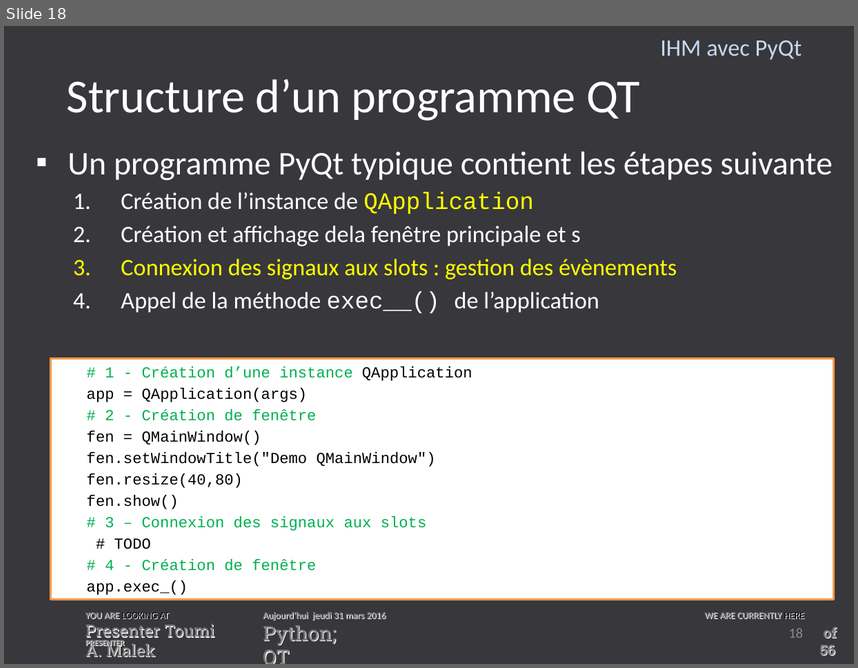
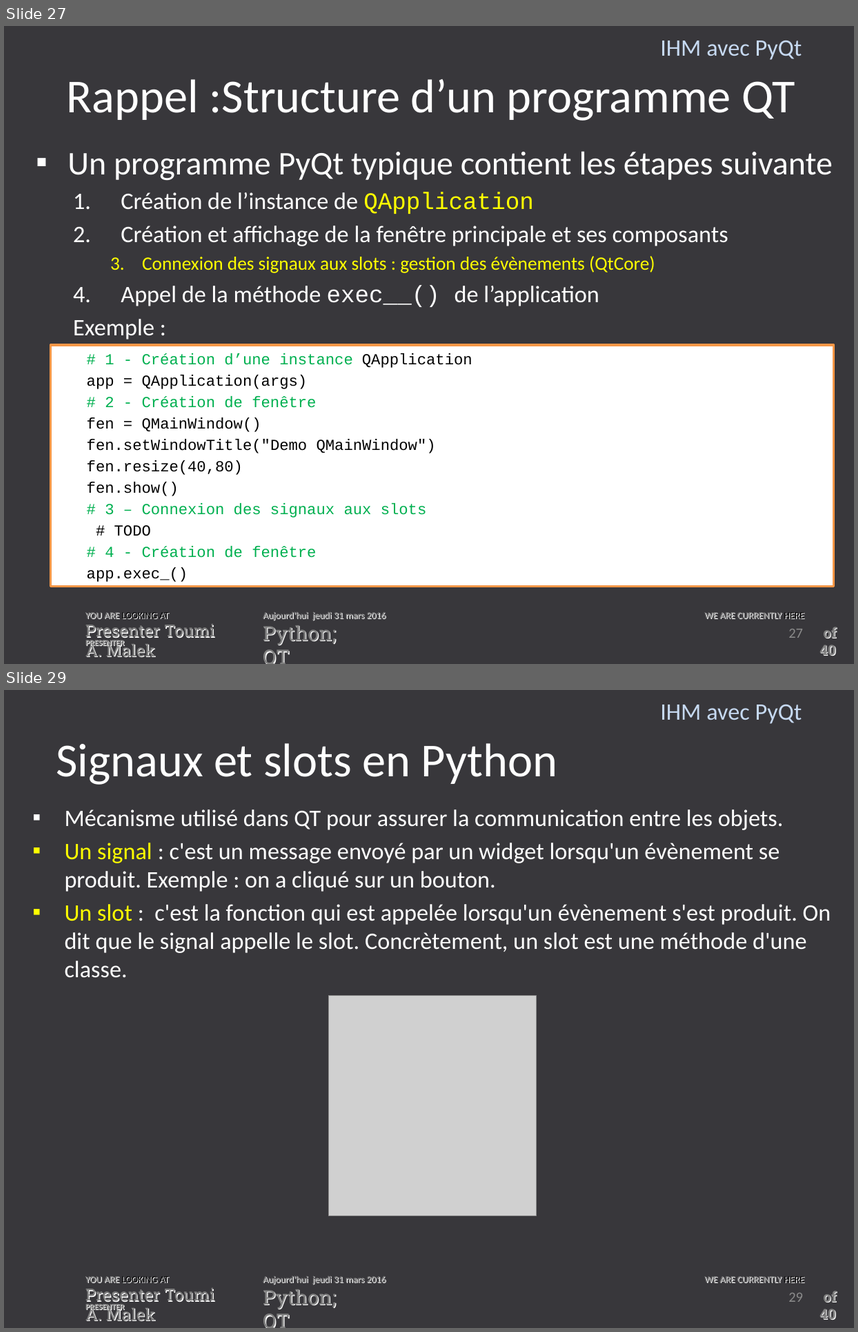
Before and after one commit to toumiab/Trans_python, a slide deck: Les_transparent/IHM_Python.pptx. Shown one above the other, each under a label of ours: slide 18 before the commit, slides 27 and 29 after it; the slides between them are not shown. The pictures are 858x668 and 858x1332 pixels, drawn with LibreOffice and Linux fonts; fonts in the diff are those of the drawing; grey boxes stand for pictures; background and template pictures are left out. Boxes give left, top, right and bottom in pixels: in the first picture for what was removed or moved away, otherwise in the second. Text is boxed around its words. In the diff, an @@ line names an element or a change of style, - is before the commit and + after.

```diff
--- a/Les_transparent/IHM_Python.pptx
+++ b/Les_transparent/IHM_Python.pptx
@@ slide 29 added at bbox=[4, 690, 854, 1328], background #38373B; not listed: 7 template elements that a slide beside it also shows @@
@@ text added at bbox=[660, 704, 802, 724], 20 pt, text #C6D9F1 @@
+IHM avec PyQt
@@ title added at bbox=[56, 743, 558, 785], 40 pt, text #FFFFFF @@
+Signaux et slots en Python
@@ text added at bbox=[65, 809, 831, 978], 20 pt, text #FFFFFF @@
+▪ Mécanisme utilisé dans QT pour assurer la communication entre les objets.
+▪ Un signal : c'est un message envoyé par un widget lorsqu'un évènement se produit. Exemple : on a cliqué sur un bouton.
+▪ Un slot : c'est la fonction qui est appelée lorsqu'un évènement s'est produit. On dit que le signal appelle le slot. Concrètement, un slot est une méthode d'une classe.
@@ picture added at bbox=[329, 995, 536, 1215] @@
@@ page number added at bbox=[789, 1292, 803, 1301], 12 pt, text #8C8C8C @@
+29
@@ what was slide 18 is now slide 27 @@
@@ slide 27 changed as well @@
@@ title at bbox=[67, 79, 795, 121]: text changed @@
-Structure d’un programme QT
+Rappel :Structure d’un programme QT
@@ text at bbox=[121, 225, 728, 273]: text changed; size 20 to 16 pt @@
-  2. Création et affichage dela fenêtre principale et s
-  3. Connexion des signaux aux slots : gestion des évènements
+  2. Création et affichage de la fenêtre principale et ses composants
+    3. Connexion des signaux aux slots : gestion des évènements (QtCore)
@@ text at bbox=[73, 319, 154, 339]: paragraph added @@
+  Exemple :
@@ rectangle "# 1 - Création d’une ...": place and size @@
-rectangle "# 1 - Création d’une ..." at bbox=[51, 359, 833, 599]
+rectangle "# 1 - Création d’une ..." at bbox=[51, 345, 833, 586]
@@ page number at bbox=[789, 628, 803, 637]: text changed @@
-18
+27
@@ text at bbox=[820, 626, 836, 655]: text changed @@
-of 56
+of 40
```
Also in this commit, not shown: 19 other slides changed, 19 other slides added, 6 slides removed, 1 other file.
